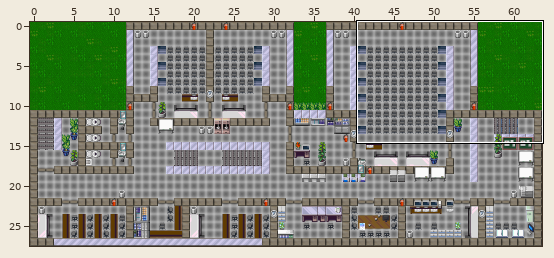
Tiled map (JSON): Zapf_Uni_Rostock/maps/untergeschoss.json. The first picture is a wide view before the edit; the outline marks the close-up.
Close-up. First the earlier version:
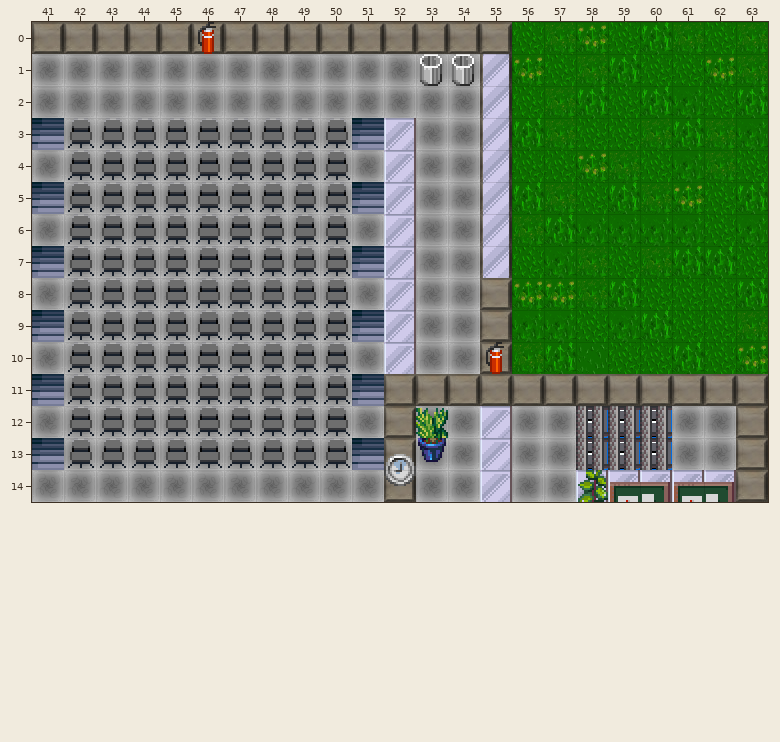
Cells are 32x32 px. Shown: x 41..63, y 0..14. The commit also changed other parts of the map, which this record leaves out.
Once edited:
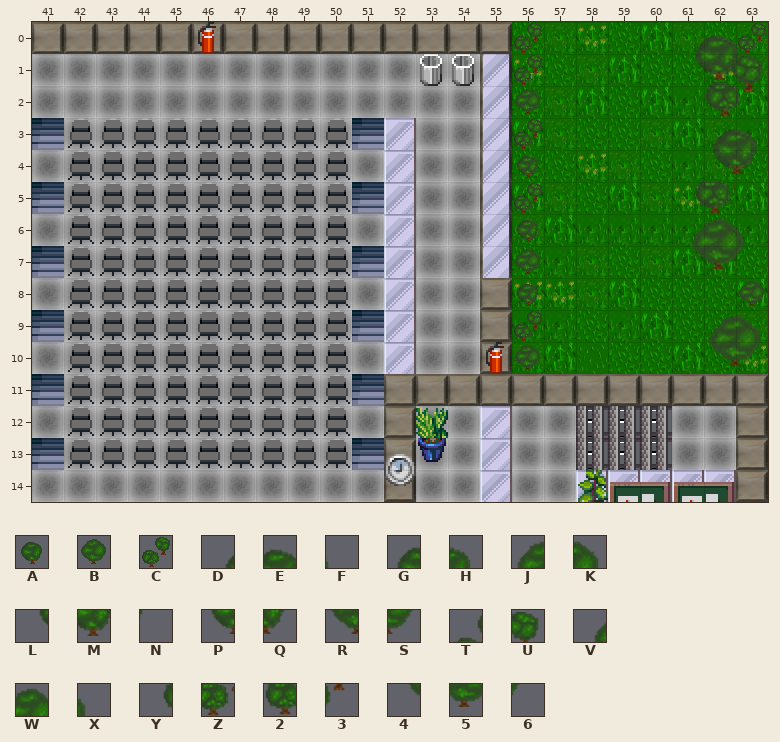
Key: from "buesche": A 24, B 25, C 32, D 33, E 34, F 35, G 36, H 37, J 38, K 39, L 41, M 42, N 43, P 44, Q 45, R 46, S 47, T 51, U 52, V 53, W 54, X 55, Y 56, Z 57, 2 59, 3 60, 4 61, 5 62, 6 63.
_ is an empty cell, . an unchanged one.
Tiles of an added or newly shown layer are drawn over the layers below it.
From old to new:
--- layer "buesche1" (added)
@@ x 61..63 @@
- 0 ___
- 1 ___
+ 0 DEF
+ 1 LMN
@@ x 62..63 @@
- 3 __
- 4 __
+ 3 GH
+ 4 PQ
@@ x 61..63 @@
- 6 ___
- 7 ___
+ 6 VWX
+ 7 456
@@ x 62..63 @@
- 9 __
-10 __
+ 9 JK
+10 RS
--- layer "buesche2" (added)
@@ x 56..63 @@
- 0 _......_
- 1 _.....__
- 2 _.....__
- 3 _.....__
- 4 _.....__
- 5 _....__.
- 6 _.......
- 7 _.......
- 8 _......_
- 9 _.......
-10 _.......
+ 0 C......C
+ 1 C.....TU
+ 2 B.....23
+ 3 C.....GH
+ 4 A.....PQ
+ 5 C....YZ.
+ 6 A.......
+ 7 B.......
+ 8 A......B
+ 9 C.......
+10 B.......
Boxes around the changes in both close-ups, in picture pixels (x1, y1, x2, y2):
added: (514, 23, 542, 370)
added: (692, 23, 766, 366)
